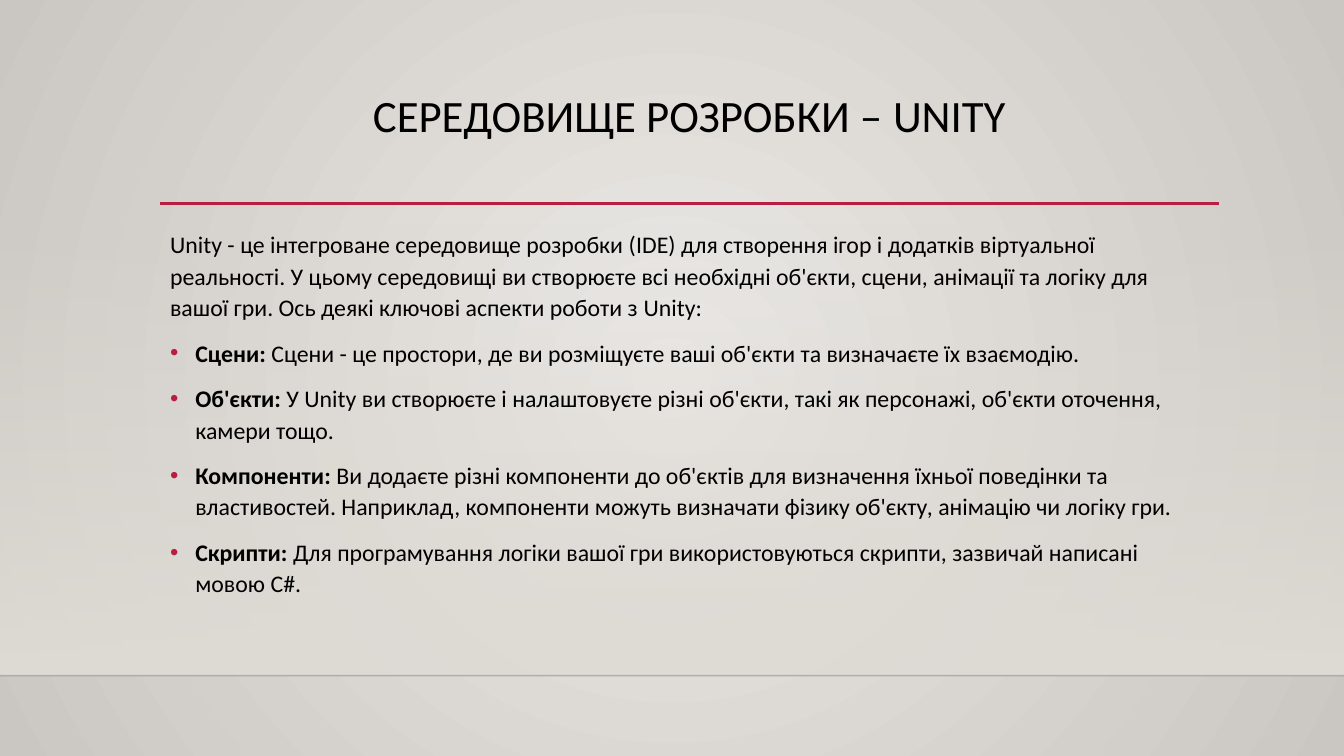
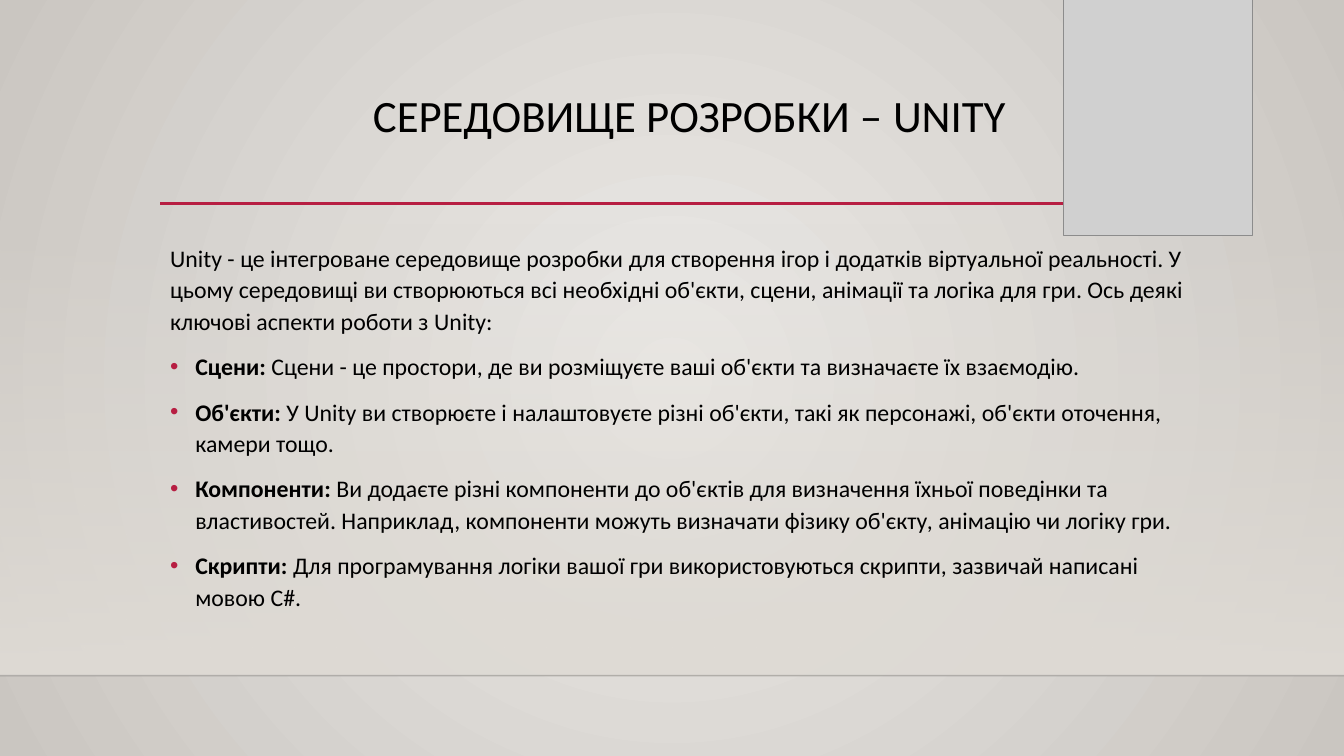
Before and after one commit to svixxn/pyscho-horror-game, a slide deck: slide 3 of Пітч гри.pptx (slide 2 before the commit). Drawn at 1344x756 pixels with LibreOffice and Linux fonts; fonts in the diff are those of the drawing; grey boxes stand for pictures; background and template pictures are left out. Boxes give left, top, right and bottom in pixels: in the first picture for what was removed or moved away, otherwise in the second. Text is boxed around its words. In the diff, an @@ line names an element or a change of style, - is before the commit and + after.

```diff
--- a/Пітч гри.pptx
+++ b/Пітч гри.pptx
@@ picture added at (1064, 0, 1252, 235) @@
@@ text "Unity - це інтегроване середовище ...": place and size @@
-text "Unity - це інтегроване середовище ..." at (170, 235, 1171, 592)
+text "Unity - це інтегроване середовище ..." at (170, 250, 1183, 606)
@@ text at (170, 250, 1183, 334): text changed @@
-Unity - це інтегроване середовище розробки (IDE) для створення ігор і додатків віртуальної реальності. У цьому середовищі ви створюєте всі необхідні об'єкти, сцени, анімації та логіку для вашої гри. Ось деякі ключові аспекти роботи з Unity:
+Unity - це інтегроване середовище розробки для створення ігор і додатків віртуальної реальності. У цьому середовищі ви створюються всі необхідні об'єкти, сцени, анімації та логіка для гри. Ось деякі ключові аспекти роботи з Unity:
```
Also in this commit, not shown: 11 other slides changed, 3 slides added, 6 other files.
